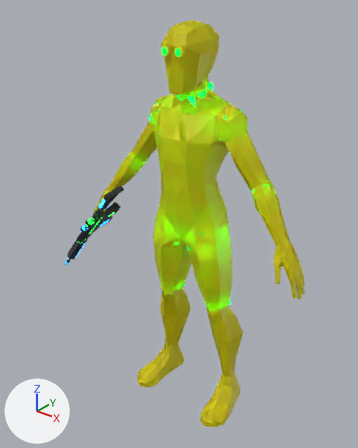
Before and after pictures for a commit that changed the glTF model data/droid_yellow.glb.
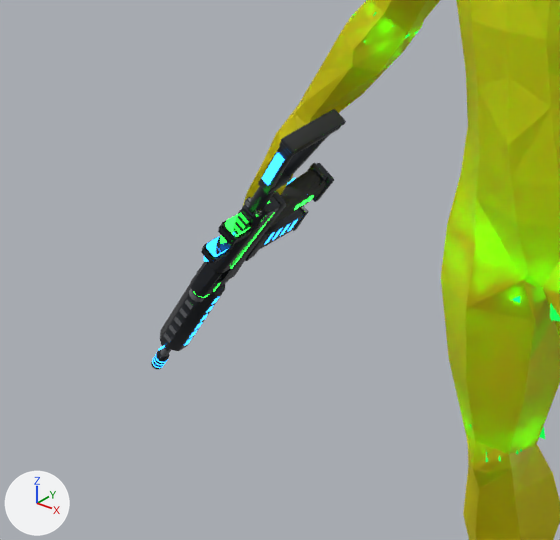
Each version is shown whole from a 50 mm camera at (1.318, -1.747, 2.134) aimed at (-0.112, 0.04, 1.026), then close up on the part from 5% to 53% of the width and 34% to 71% of the height. Lighting does not change. The marker at lower left points along +X, +Y and +Z. The first two pictures are the older version. Where no turn or scale is listed for an object, it has been applied to the vertices.

The first close-up shows 'gun', 'mesh_node', 'rifle_gun' and 5 more.
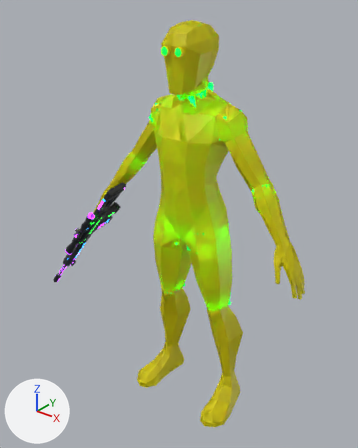
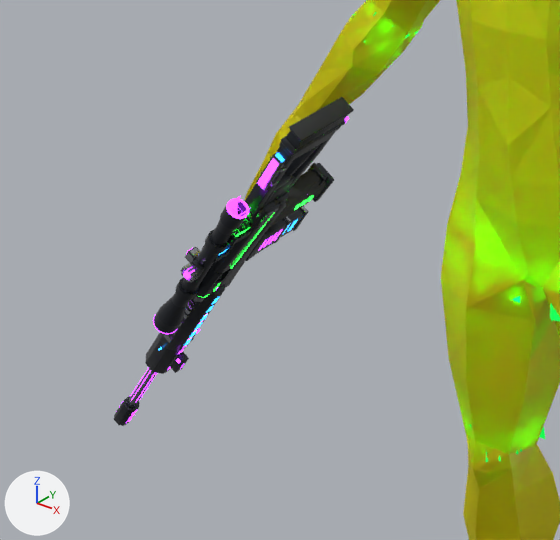
The change, as a diff of the scene's bpy script:
```diff
--- a/data/droid_yellow.glb.py
+++ b/data/droid_yellow.glb.py
@@ mat_sniper_screen @@
+mat_sniper_screen = principled_material('sniper_screen')
+mat_sniper_screen.base_color = (0.0, 0.0, 0.0)  # black #000000
+mat_sniper_screen.metallic = 1.0
+mat_sniper_screen.roughness = 1.0
+mat_sniper_screen.emission_color = (0.45, 0.04, 1.0)  # purple #b338ff
+mat_sniper_screen.emission_strength = 4.0
@@ mat_sniper_trim @@
+mat_sniper_trim = principled_material('sniper_trim')
+mat_sniper_trim.base_color = (0.42, 0.44, 0.47)  # grey #adb1b6
+mat_sniper_trim.metallic = 1.0
+mat_sniper_trim.roughness = 0.25
@@ mat_sniper_glow @@
+mat_sniper_glow = principled_material('sniper_glow')
+mat_sniper_glow.base_color = (0.45, 0.04, 1.0)  # purple #b338ff
+mat_sniper_glow.roughness = 0.4
+mat_sniper_glow.emission_color = (0.45, 0.04, 1.0)  # purple #b338ff
+mat_sniper_glow.emission_strength = 4.0
@@ mat_sniper_body @@
+mat_sniper_body = principled_material('sniper_body')
+mat_sniper_body.base_color = (0.05, 0.055, 0.065)  # dark grey #3f4248
+mat_sniper_body.metallic = 0.85
+mat_sniper_body.roughness = 0.32
@@ mat_sniper_grip @@
+mat_sniper_grip = principled_material('sniper_grip')
+mat_sniper_grip.base_color = (0.025, 0.027, 0.03)  # dark grey #2c2e30
+mat_sniper_grip.roughness = 0.75
@@ me_plane_002 @@
+me_plane_002.from_pydata([(-1.0, -1.0, -0.16), (1.0, -1.0, -0.16), (-1.0, 1.0, -0.16), (1.0, 1.0, -0.16), (-1.0, 0.0, 0.23), (1.0, 0.0, 0.23), (1.0, 0.5, 0.13), (-1.0, 0.5, 0.13), (-1.0, -0.5, 0.13), (1.0, -0.5, 0.13), (1.0, 0.75, 0.04), (-1.0, 0.75, 0.04), (-1.0, 0.25, 0.2), (1.0, 0.25, 0.2), (1.0, -0.25, 0.2), (-1.0, -0.25, 0.2), (-1.0, -0.75, 0.04), (1.0, -0.75, 0.04)], [], [(11, 10, 3), (11, 3, 2), (15, 14, 5), (15, 5, 4), (12, 13, 6), (12, 6, 7), (16, 17, 9), (16, 9, 8), (7, 6, 10), (7, 10, 11), (4, 5, 13), (4, 13, 12), (8, 9, 14), (8, 14, 15), (0, 1, 17), (0, 17, 16)])
+me_plane_002.materials.append(mat_sniper_screen)  # black #000000, glowing purple #b338ff
@@ me_sniper_gun @@
+me_sniper_gun.from_pydata(...)  # 3820 vertices, 7248 faces; spans x -0.425..0.259, y -0.187..0.069, z -0.529..0.31
+# faces by material slot: [4480, 1156, 240, 1372]
+me_sniper_gun.materials.append(mat_sniper_body)  # dark grey #3f4248
+me_sniper_gun.materials.append(mat_sniper_trim)  # grey #adb1b6
+me_sniper_gun.materials.append(mat_sniper_grip)  # dark grey #2c2e30
+me_sniper_gun.materials.append(mat_sniper_glow)  # purple #b338ff, glowing purple #b338ff
@@ ob_sniper_hud @@
+ob_sniper_hud = bpy.data.objects.new('sniper_hud', me_plane_002)
+ob_sniper_hud.parent = ob_sniper
+ob_sniper_hud.location = (-1.86, 0.0, 1.42)
+ob_sniper_hud.rotation_euler = (0.0, 1.571, 0.0)  # degrees (0, 90, 0)
+ob_sniper_hud.scale = (0.13, 0.12, 1.0)
@@ ob_sniper @@
+ob_sniper = bpy.data.objects.new('sniper', None)
+ob_sniper.location = (-0.606, -0.0664, 0.922)
+ob_sniper.rotation_euler = (1.412, 2.255, -0.0878)  # degrees (81, 129, -5)
+ob_sniper.scale = (0.105, 0.105, 0.105)
@@ ob_sniper_gun @@
+ob_sniper_gun = bpy.data.objects.new('sniper_gun', me_sniper_gun)
+ob_sniper_gun.location = (-0.606, -0.066, 0.922)
```

What differs and where, as boxes [x1, y1, x2, y2] in the close-ups (560 x 540 px):
'sniper_gun', added
    after: [114, 97, 354, 426]
    faces in mat_sniper_body (dark grey #3f4248): [114, 97, 354, 426]
    faces in mat_sniper_grip (dark grey #2c2e30): [291, 98, 353, 192]
    faces in mat_sniper_trim (grey #adb1b6): [128, 154, 291, 406]
    faces in mat_sniper_glow (purple #b338ff, glowing purple #b338ff): [116, 116, 349, 423]
'sniper_hud', added
    after: [227, 196, 250, 217]
